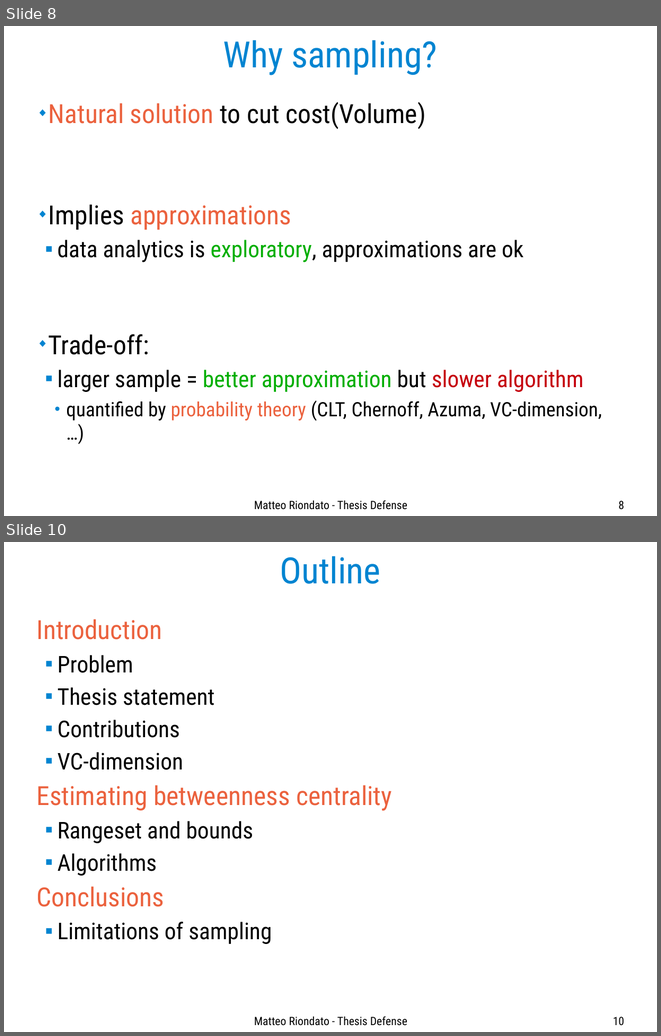
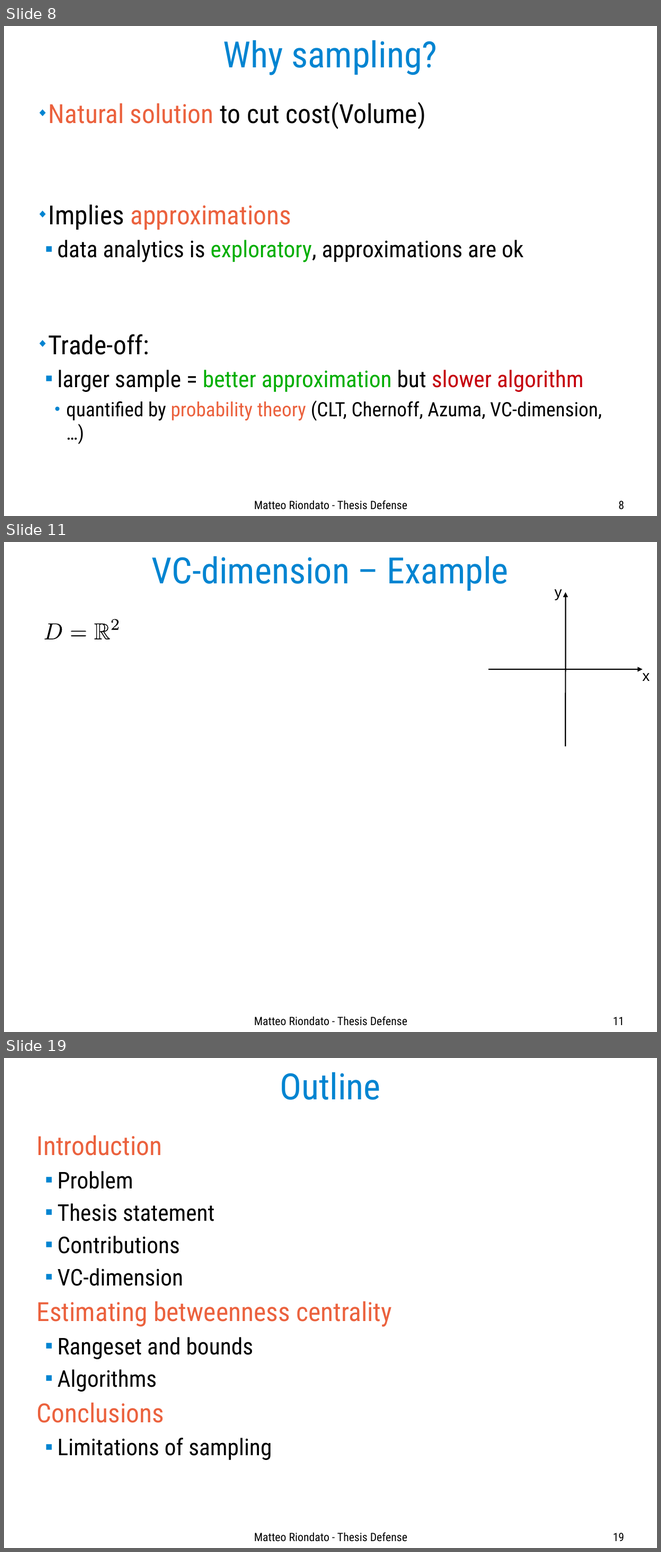
Before and after one commit to ZhizhongIsaacChen/dissertation, a slide deck: defense/Defense-talk.odp. Shown one above the other, each under a label of ours: slides 8 and 10 before the commit, slides 8, 11 and 19 after it; the slides between them are not shown. The pictures are 661x1036 and 661x1552 pixels, drawn with LibreOffice and Linux fonts; fonts in the diff are those of the drawing. Boxes give left, top, right and bottom in pixels: in the first picture for what was removed or moved away, otherwise in the second. Text is boxed around its words. In the diff, an @@ line names an element or a change of style, - is before the commit and + after.

```diff
--- a/defense/Defense-talk.odp
+++ b/defense/Defense-talk.odp
@@ slide 11 added at bbox=[4, 542, 657, 1032], background #FFFFFF @@
@@ title added at bbox=[152, 556, 509, 591], 44 pt, text #0084D1 @@
+VC-dimension – Example
@@ text added at bbox=[555, 589, 562, 600], 18 pt, text #000000 @@
+y
@@ arrow added from (566, 747) to (566, 592), #000000 1.45 pt @@
@@ group added at bbox=[44, 619, 118, 640]: 4 freeform shapes @@
@@ arrow added from (488, 669) to (643, 669), #000000 1.45 pt @@
@@ text added at bbox=[642, 673, 650, 681], 18 pt, text #000000 @@
+x
@@ text added at bbox=[254, 1016, 407, 1025], 14 pt, text #000000 @@
+Matteo Riondato - Thesis Defense
@@ page number added at bbox=[613, 1016, 624, 1025], 14 pt, text #000000 @@
+11
@@ what was slide 10 is now slide 19 @@
@@ page number at bbox=[613, 1532, 624, 1541]: text changed @@
-10
+19
```
Also in this commit, not shown: 1 slide changed, 8 other slides added.
